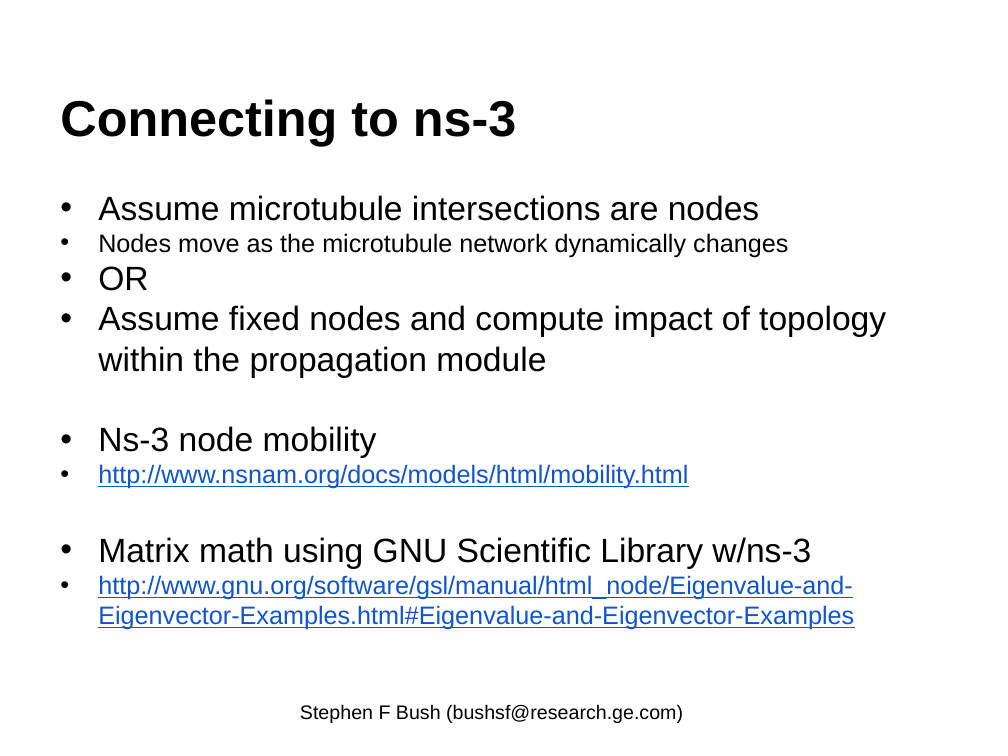
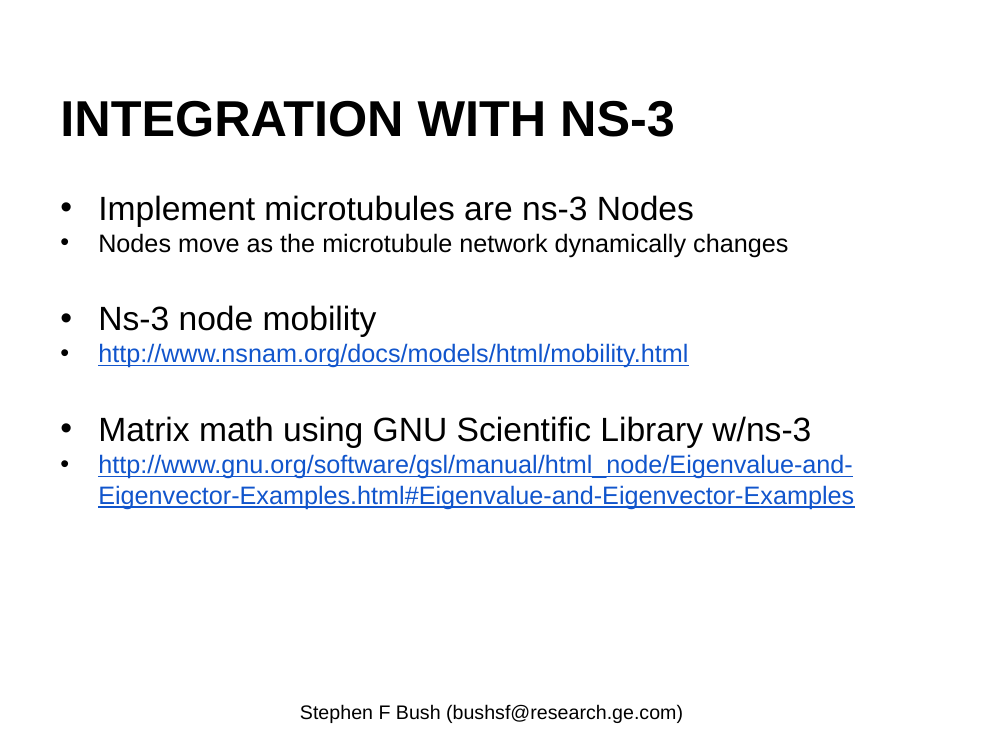
Before and after one commit to EnzoRong1013/ieee-p1906-1-reference-code, a slide deck: slide 14 of trunk/docs/p1906-1-Field-Component-Update.pptx (slide 15 before the commit). Drawn at 1008x756 pixels with LibreOffice and Linux fonts; fonts in the diff are those of the drawing. Boxes give left, top, right and bottom in pixels: in the first picture for what was removed or moved away, otherwise in the second. Text is boxed around its words. In the diff, an @@ line names an element or a change of style, - is before the commit and + after.

```diff
--- a/trunk/docs/p1906-1-Field-Component-Update.pptx
+++ b/trunk/docs/p1906-1-Field-Component-Update.pptx
@@ title at bbox=[60, 100, 675, 137]: text changed @@
-Connecting to ns-3
+INTEGRATION WITH NS-3
@@ text at bbox=[98, 195, 694, 227]: text changed @@
-• Assume microtubule intersections are nodes
+• Implement microtubules are ns-3 Nodes
@@ text at bbox=[98, 266, 886, 378]: paragraphs removed @@
-• OR
-• Assume fixed nodes and compute impact of topology within the propagation module
```
Also in this commit, not shown: 14 other slides changed, 4 slides added, 4 slides removed.
